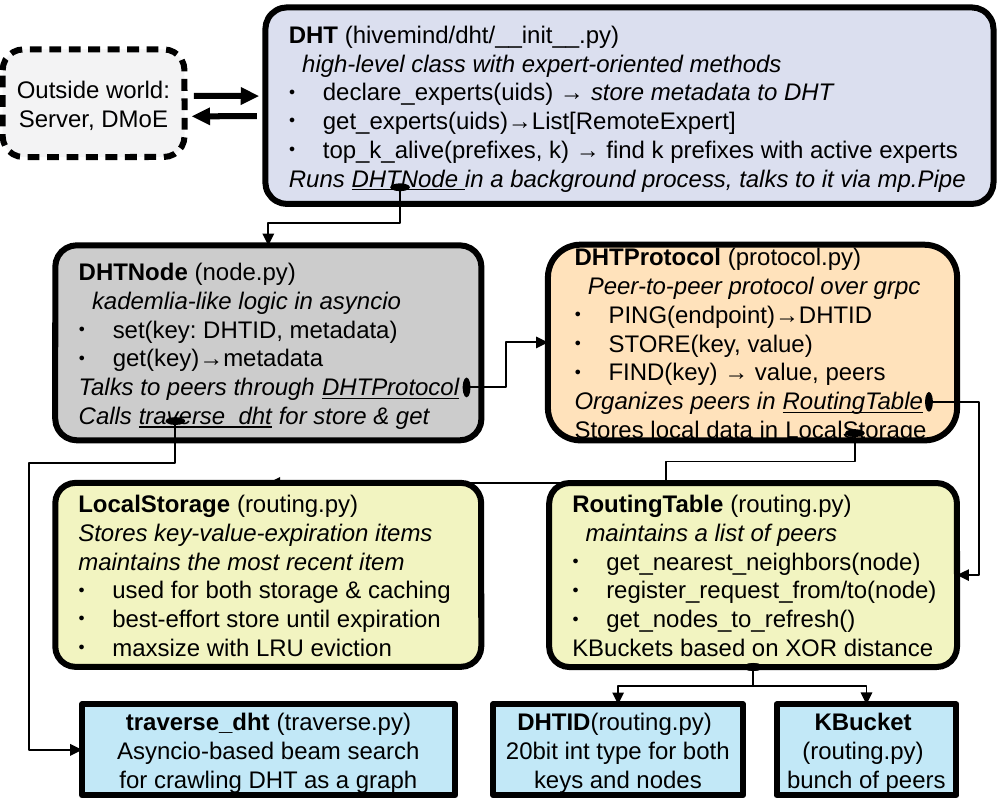
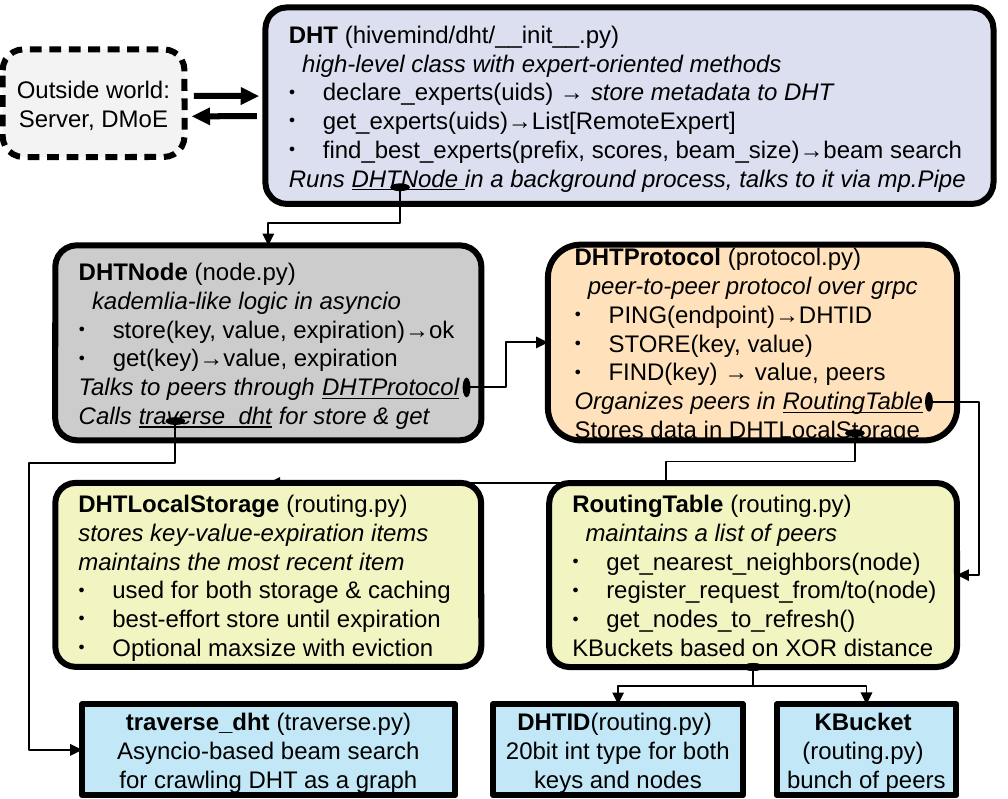
Before and after one commit to learning-at-home/hivemind, a slide deck: slide 1 of docs/_static/dht.odp. Drawn at 1008x799 pixels with LibreOffice and Linux fonts; fonts in the diff are those of the drawing. Boxes give left, top, right and bottom in pixels: in the first picture for what was removed or moved away, otherwise in the second. Text is boxed around its words. In the diff, an @@ line names an element or a change of style, - is before the commit and + after.

```diff
--- a/docs/_static/dht.odp
+++ b/docs/_static/dht.odp
@@ text in rounded rectangle at (x1=323, y1=140, x2=962, y2=163): text changed @@
-● top_k_alive(prefixes, k) → find k prefixes with active experts
+● find_best_experts(prefix, scores, beam_size)→beam search
@@ text in rounded rectangle at (x1=588, y1=276, x2=918, y2=299): text changed @@
-Peer-to-peer protocol over grpc
+peer-to-peer protocol over grpc
@@ text in rounded rectangle at (x1=113, y1=320, x2=454, y2=371): text changed @@
-● set(key: DHTID, metadata)
-● get(key)→metadata
+● store(key, value, expiration)→ok
+● get(key)→value, expiration
@@ text in rounded rectangle at (x1=575, y1=419, x2=920, y2=444): text changed @@
-Stores local data in LocalStorage
+Stores data in DHTLocalStorage
@@ text in rounded rectangle at (x1=78, y1=494, x2=428, y2=546): text changed @@
-LocalStorage (routing.py)
-Stores key-value-expiration items
+DHTLocalStorage (routing.py)
+stores key-value-expiration items
@@ text in rounded rectangle at (x1=112, y1=638, x2=433, y2=661): text changed @@
-● maxsize with LRU eviction
+● Optional maxsize with eviction
```
Also in this commit, not shown: 1 other file.
